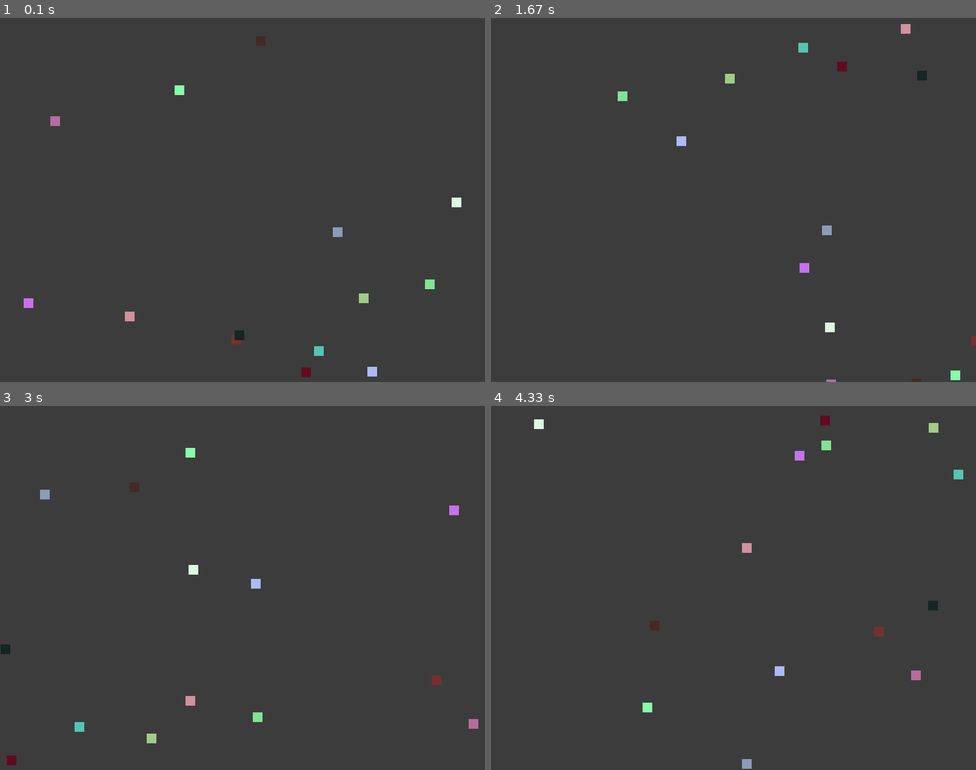
Above: before the commit, frames 1-4 (two rows, left to right).
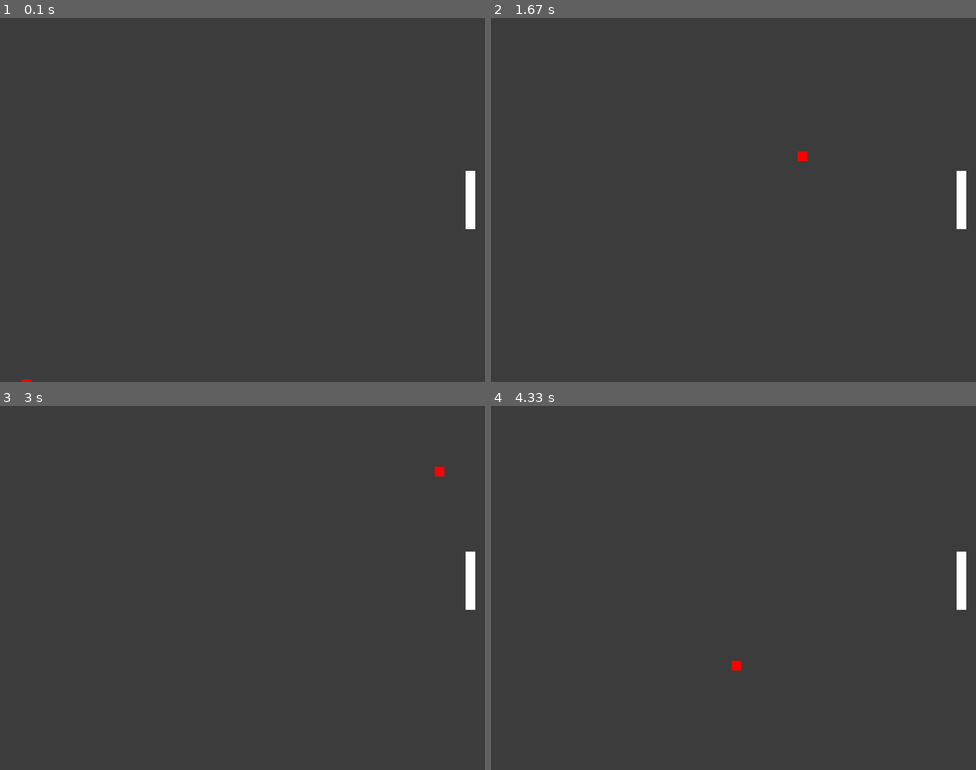
Above: after the commit, the same moments.

Repository: QuinoSV/k3_pygame
Game: pygame game, started from main.py
The game is run twice, just before and just after one commit, with the same random seed, the same clock (stepped at 60 frames per second) and the same inputs.
Inputs:
- Up to frame 1 (0.1 s): no input
- Up to frame 2 (1.67 s): hold Up 0.33-0.8 s; hold Down 0.83-1.13 s; hold Up 1.17-1.53 s; hold Down from 1.57 s (still down)
- Up to frame 3 (3 s): release Down at 1.93 s; hold Up 1.97-2.27 s; hold Down 2.3-2.6 s; hold Up from 2.63 s (still down)
- Up to frame 4 (4.33 s): release Up at 3 s; hold Down 3.03-3.4 s; hold Up 3.43-3.73 s; hold Down 3.77-4.07 s; hold Up from 4.1 s (still down)

The runs differ from the first frame. In frame 1, 1.0% of the frame differs, in the area x 4-98%, y 18-100%; in frame 2, 1.0%; in frame 3, 1.1%, in the area x 0-99%, y 11-99%; in frame 4, 1.1%.

Commit message:
Hemos creado Player 1

Diff:
--- a/main.py
+++ b/main.py
@@ -5,16 +5,45 @@
 
 _fps = 60
 
+class Raquet(pg.Surface):
+    x = 0
+    y = 0
+    w = 16
+    h = 96
+    color = (255, 255, 255)
+    velocidad = 12
+    diry = 1
+
+    def __init__(self):
+        pg.Surface.__init__(self, (self.w, self.h))
+        self.fill(self.color)
+
+    def setColor(self, color):
+        self.color = color
+        self.fill(self.color)
+
+    def avanza(self):
+        if self.y <= 0:
+            self.y = 0
+
+        if self.y >= 600 - self.h:
+            self.y = 600 - self.h
+
+        self.y += self.diry * self.velocidad
+
+
 class Ball(pg.Surface):
     x = 0
     y = 0
+    w = 16
+    h = 16
     color = (255, 255, 255)
     velocidad = 5
     dirx = velocidad
     diry = velocidad
 
     def __init__(self):
-        pg.Surface.__init__(self, (16,16))
+        pg.Surface.__init__(self, (self.w, self.h))
         self.fill(self.color)
 
     def setColor(self, color):
@@ -34,6 +63,17 @@
         self.x += self.dirx
         self.y += self.diry
 
+    def comprobarChoque(self, candidata):
+
+        if (candidata.x >= self.x and candidata.x <= self.x+self.w or \
+            candidata.x+candidata.w >= self.x and candidata.x+candidata.w <= self.x+self.w) and \
+           (candidata.y >= self.y and candidata.y <= self.y+self.h or \
+            candidata.y+candidata.h >= self.y and candidata.y+candidata.h <= self.y+self.h):
+
+            self.dirx = self.dirx * -1
+            self.x += self.dirx
+
+
 class Game:
     clock = pg.time.Clock()
 
@@ -44,17 +84,15 @@
         self.screen.fill((60, 60, 60))
         self.display.set_caption('Mi juego')
 
-        self.balls = []
+        self.ball1 = Ball()
+        self.ball1.setColor((255, 0, 0))
+        self.ball1.x = random.randrange(800)
+        self.ball1.y = random.randrange(600)
+        self.ball1.velocidad = random.randrange(2, 9)
 
-        for i in range(random.randrange(5,15)):
-            b = Ball()
-            b.setColor((random.randrange(256), random.randrange(256), random.randrange(256)))
-            b.x = random.randrange(800)
-            b.y = random.randrange(600)
-            b.velocidad = random.randrange(10)
-
-            self.balls.append(b)
-
+        self.player1 = Raquet()
+        self.player1.x = 768
+        self.player1.y = 252
 
     def start(self):
         while True:
@@ -65,15 +103,25 @@
                     pg.quit()
                     sys.exit()
 
+                if event.type == KEYDOWN:
+                     if event.key == K_UP:
+                        self.player1.diry = -1
+                        self.player1.avanza()
+
+                     if event.key == K_DOWN:
+                        self.player1.diry = 1
+                        self.player1.avanza()
+
             #Modifica la posición de ball
-            for ball in self.balls:
-                ball.avanza()
+            self.ball1.avanza()
+            self.ball1.comprobarChoque(self.player1)
+
 
             #Pintar los sprites en screen
             self.screen.fill((60,60,60))
 
-            for lolailo in self.balls:
-                self.screen.blit(lolailo, (lolailo.x, lolailo.y))
+            self.screen.blit(self.ball1, (self.ball1.x, self.ball1.y))
+            self.screen.blit(self.player1, (self.player1.x, self.player1.y))
 
             self.display.flip()
 
